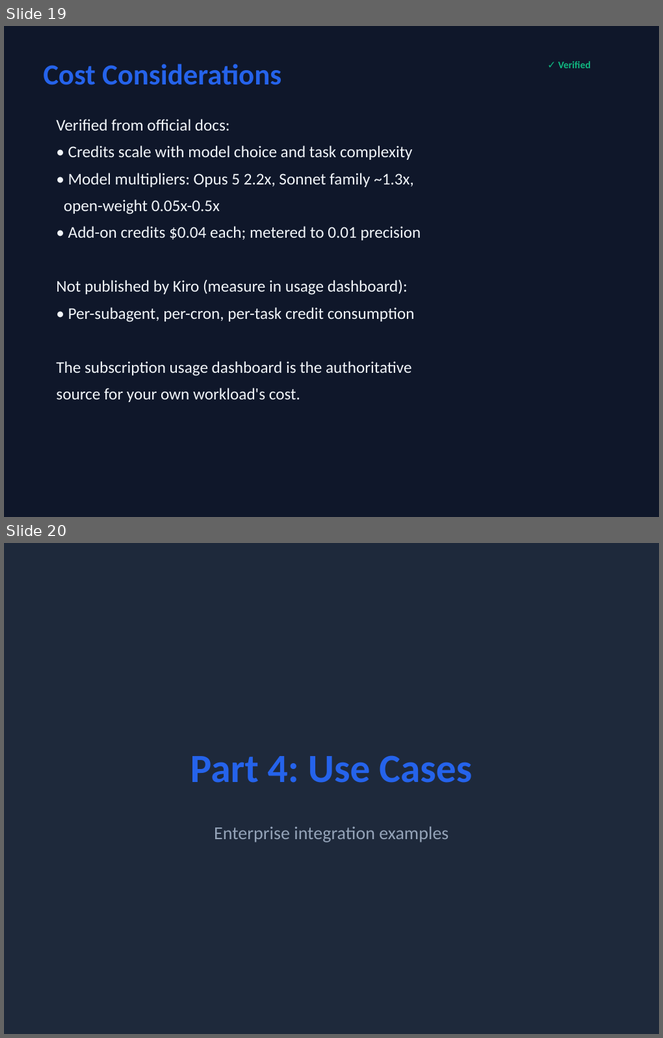
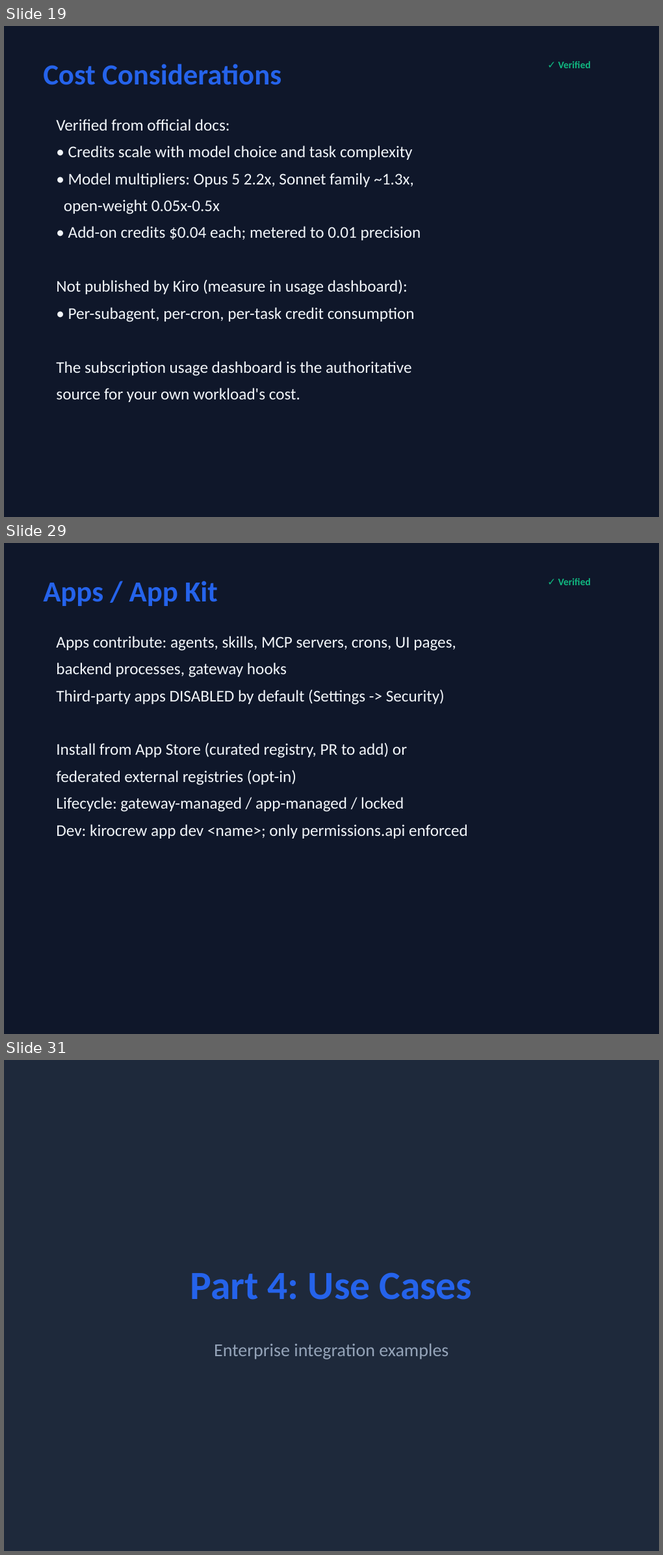
Before and after one commit to timwukp/Kiro-Crew-Training, a slide deck: kiro-crew-training.pptx. Shown one above the other, each under a label of ours: slides 19 and 20 before the commit, slides 19, 29 and 31 after it; the slides between them are not shown. The pictures are 663x1038 and 663x1555 pixels, drawn with LibreOffice and Linux fonts; fonts in the diff are those of the drawing. Boxes give left, top, right and bottom in pixels: in the first picture for what was removed or moved away, otherwise in the second. Text is boxed around its words. In the diff, an @@ line names an element or a change of style, - is before the commit and + after.

Commit message:
Add 10 advanced/enterprise sections (Security, Running 24/7, Interfaces, Chat, Capabilities, Configuration, Multi-instance, Snapshot, Apps, Troubleshooting) for full docs/crew coverage; pptx 29->40 slides

```diff
--- a/kiro-crew-training.pptx
+++ b/kiro-crew-training.pptx
@@ slide 29 added at (x1=4, y1=543, x2=659, y2=1034), background #0F172A @@
@@ text added at (x1=43, y1=581, x2=218, y2=606), 32 pt, text #2563EB, bold @@
+Apps / App Kit
@@ text added at (x1=558, y1=578, x2=591, y2=585), 11 pt, text #10B981, bold @@
+✓ Verified
@@ text added at (x1=56, y1=636, x2=468, y2=839), 18 pt, text #F1F5F9 @@
+Apps contribute: agents, skills, MCP servers, crons, UI pages,
+backend processes, gateway hooks
+Third-party apps DISABLED by default (Settings -> Security)
+Install from App Store (curated registry, PR to add) or
+federated external registries (opt-in)
+Lifecycle: gateway-managed / app-managed / locked
+Dev: kirocrew app dev <name>; only permissions.api enforced
@@ what was slide 20 is now slide 31 @@
```
Also in this commit, not shown: 10 other slides added, 2 other files.
